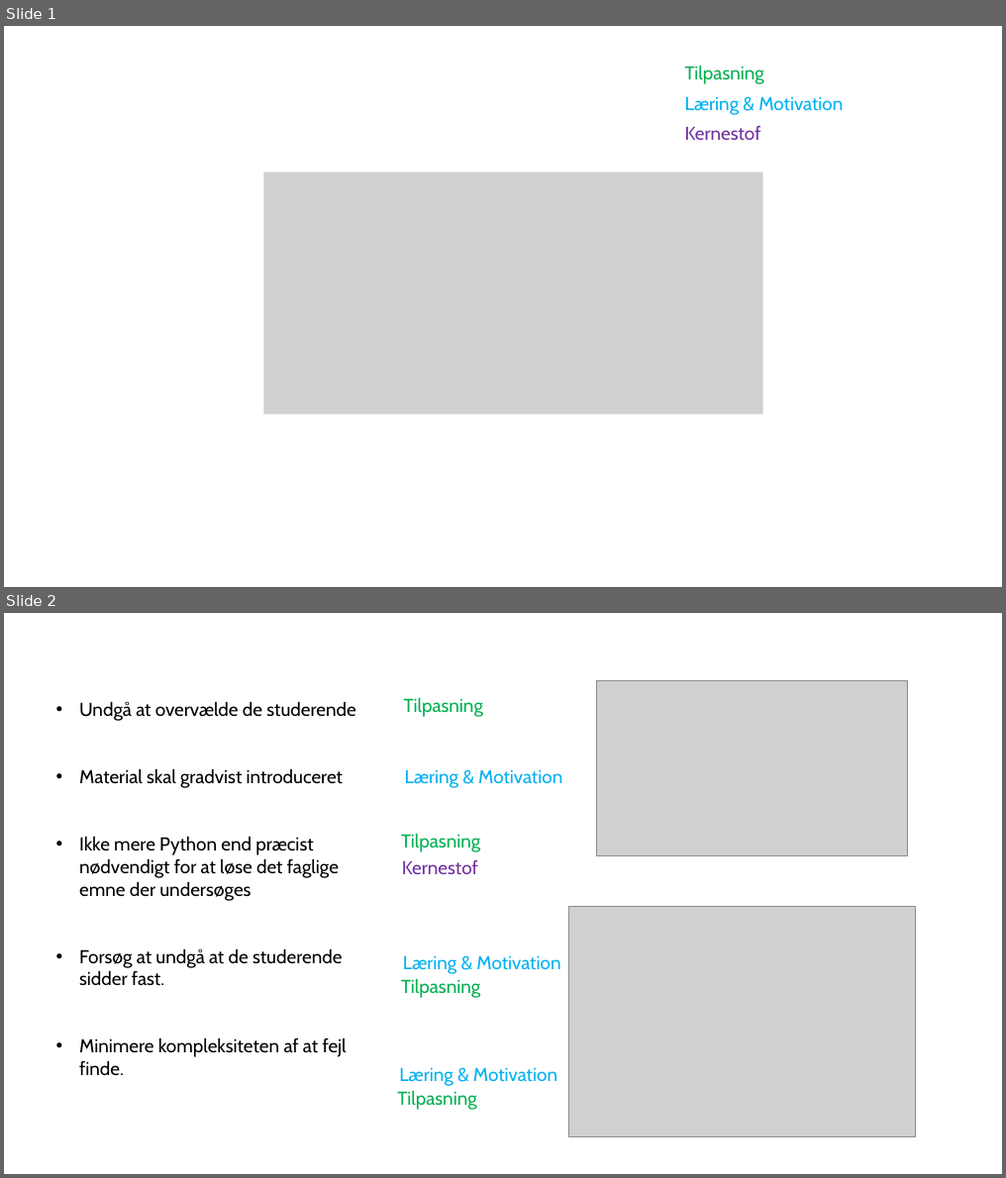
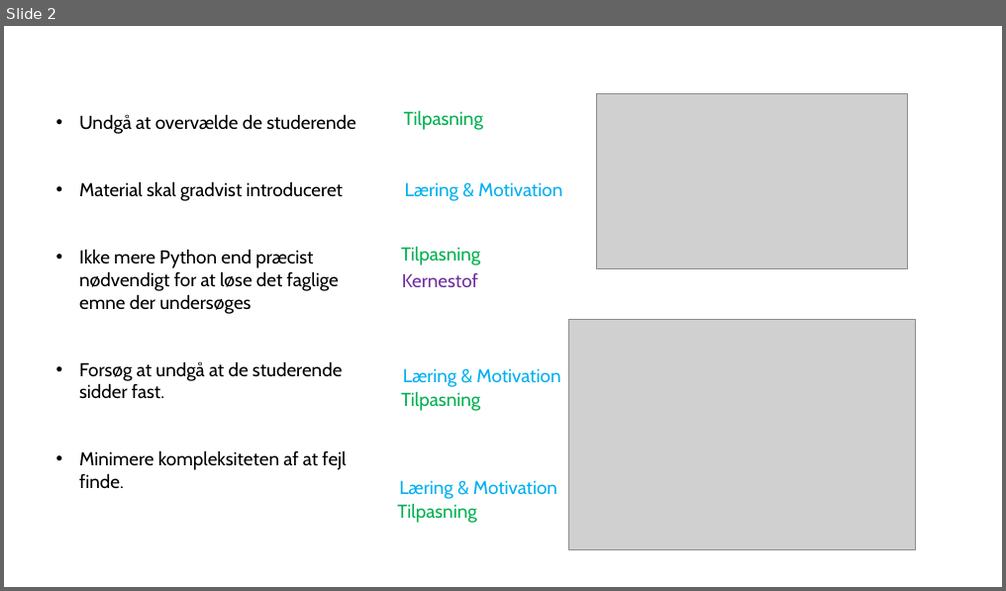
Before and after one commit to Mads-PeterVC/fb2, a slide deck: reflection.pptx. Shown one above the other, each under a label of ours: slides 1 and 2 before the commit, slide 2 after it. The pictures are 1006x1178 and 1006x591 pixels, drawn with LibreOffice and Linux fonts; fonts in the diff are those of the drawing; grey boxes stand for pictures. Boxes give left, top, right and bottom in pixels: in the first picture for what was removed or moved away, otherwise in the second. Text is boxed around its words. In the diff, an @@ line names an element or a change of style, - is before the commit and + after.

```diff
--- a/reflection.pptx
+++ b/reflection.pptx
@@ slide 1 removed at (4,26,1002,587), background #FFFFFF @@
@@ text removed at (685,65,764,84) @@
-Tilpasning
@@ text removed at (685,96,843,115) @@
-Læring & Motivation
@@ text removed at (685,126,761,140) @@
-Kernestof
@@ picture removed at (263,172,763,414) @@
```
Also in this commit, not shown: 2 slides changed, 3 slides added, 3 other files.
